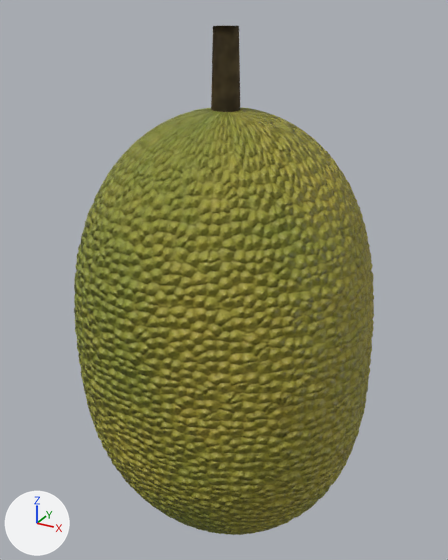
Two versions of the glTF model public/jeux-3d/koup-koup/models/mobile/jacque.glb, one commit apart.
Before and after are seen from a 50 mm lens placed at (0.238, -0.444, 0.273), pointed at (-0.01, 0.007, 0.047). The axes (+X, +Y, +Z) are drawn at lower left. The lights are the same throughout. The first picture is the older version. Where no turn or scale is listed for an object, it has been applied to the vertices.

In view in the first picture: 'entier_peau', 'moitie_A_extra0', 'moitie_A_peau', 'moitie_B_peau'.
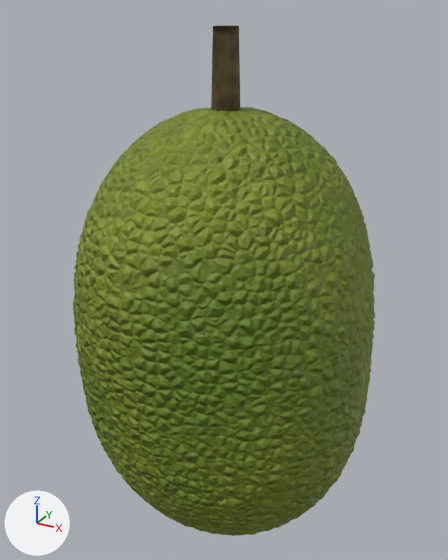
Pixel boxes (x1, y1, x2, y2) of what changed, in the pictures (448 x 560 px):
```json
{"object": "entier_peau", "change": "surface changed, rescaled", "before": [74, 107, 374, 535], "after": [73, 107, 375, 536]}
{"object": "moitie_A_peau", "change": "surface changed, moved, rescaled", "before": [74, 109, 371, 535], "after": [74, 108, 372, 536]}
{"object": "moitie_B_peau", "change": "surface changed, rescaled", "before": [198, 108, 374, 446], "after": [240, 108, 375, 432], "on screen": "mostly hidden"}
{"object": "moitie_A_extra0", "change": "unchanged, covered by the edit", "before": [211, 26, 240, 112]}
{"object": "entier_extra0", "change": "unchanged, uncovered by the edit", "after": [211, 26, 240, 111]}
```

Edits to the scene script, one JSON object a line:
```json
{"op": "add", "block": "img_jacque_peau_relief", "code": ["img_jacque_peau_relief = load_image('jacque_peau_relief', '_unpacked/jacque_peau_relief', 512, 512, 'Non-Color')"]}
{"op": "add", "block": "img_jacque_peau_mr", "code": ["img_jacque_peau_mr = load_image('jacque_peau_mr', '_unpacked/jacque_peau_mr', 512, 512, 'Non-Color')"]}
{"op": "add", "block": "img_jacque_peau_couleur", "code": ["img_jacque_peau_couleur = load_image('jacque_peau_couleur', '_unpacked/jacque_peau_couleur', 512, 512, 'sRGB')"]}
{"block": "mat_jacque_peau", "where": "n2 = _N.new('ShaderNodeTexImage'); n2.name = 'Image Texture'"}
{"op": "set", "path": "n2.image", "old": "img_image_0", "new": "img_jacque_peau_couleur"}
{"block": "mat_jacque_peau", "where": "n5 = _N.new('ShaderNodeTexImage'); n5.name = 'Image Texture.001'"}
{"op": "set", "path": "n5.image", "old": "img_image_2", "new": "img_jacque_peau_mr"}
{"block": "mat_jacque_peau", "where": "n7 = _N.new('ShaderNodeTexImage'); n7.name = 'Image Texture.002'"}
{"op": "set", "path": "n7.image", "old": "img_image_1", "new": "img_jacque_peau_relief"}
{"op": "set", "path": "ob_entier_peau.scale", "old": "(0.2, 0.2, 0.2)", "new": "(0.201, 0.201, 0.201)"}
{"op": "set", "path": "ob_moitie_a_peau.location", "old": "(0.0, -0.0663, 0.0)", "new": "(-0.000163, -0.0666, -0.000117)"}
{"op": "set", "path": "ob_moitie_a_peau.scale", "old": "(0.2, 0.2, 0.2)", "new": "(0.201, 0.201, 0.201)"}
{"op": "set", "path": "ob_moitie_b_peau.scale", "old": "(0.2, 0.2, 0.2)", "new": "(0.201, 0.201, 0.201)"}
```
